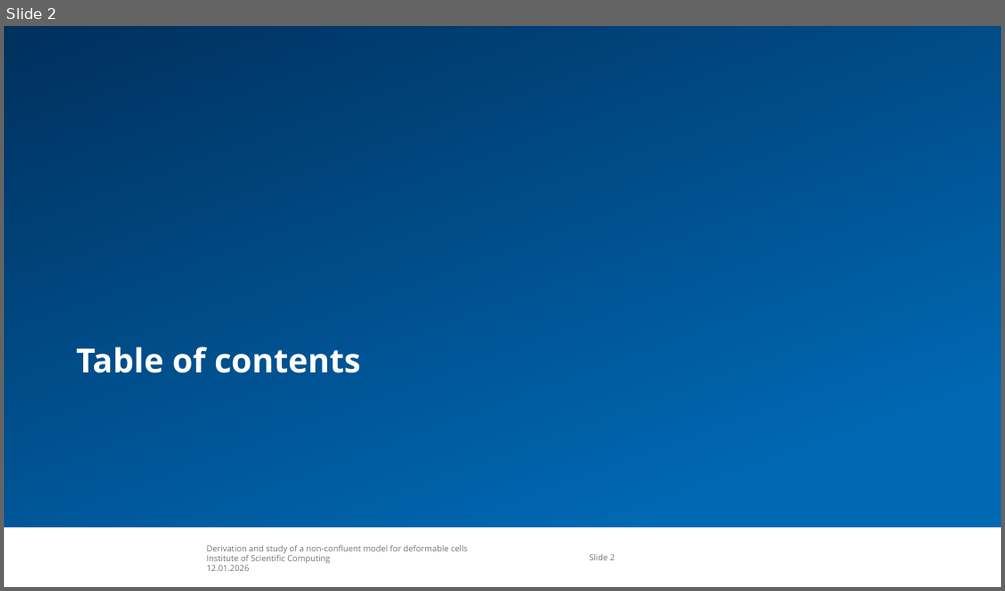
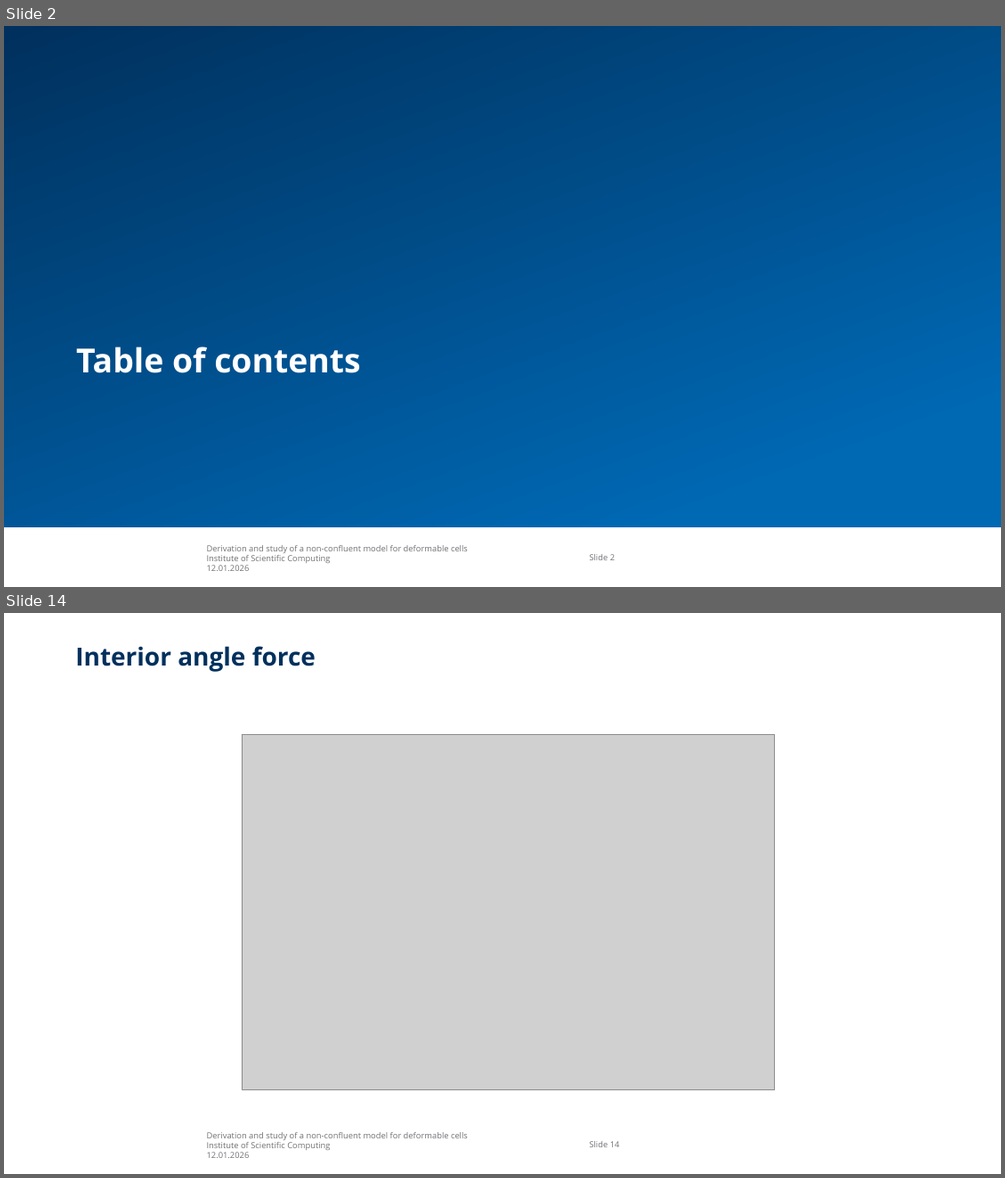
Before and after one commit to tivo476c/FlexibleCellModel, a slide deck: verteidigung.pptx. Shown one above the other, each under a label of ours: slide 2 before the commit, slides 2 and 14 after it; the slides between them are not shown. The pictures are 1005x591 and 1005x1178 pixels, drawn with LibreOffice and Linux fonts; fonts in the diff are those of the drawing; grey boxes stand for pictures; background and template pictures are left out. Boxes give left, top, right and bottom in pixels: in the first picture for what was removed or moved away, otherwise in the second. Text is boxed around its words. In the diff, an @@ line names an element or a change of style, - is before the commit and + after.

```diff
--- a/verteidigung.pptx
+++ b/verteidigung.pptx
@@ slide 14 added at box(4, 613, 1001, 1174), background #FFFFFF; not listed: 2 template elements that a slide beside it also shows @@
@@ title added at box(75, 646, 316, 672), 24 pt, text #00305D, bold @@
+Interior angle force
@@ picture added at box(242, 734, 775, 1089) @@
```
Also in this commit, not shown: 19 other slides added, 1 slide removed, 3 other files.
